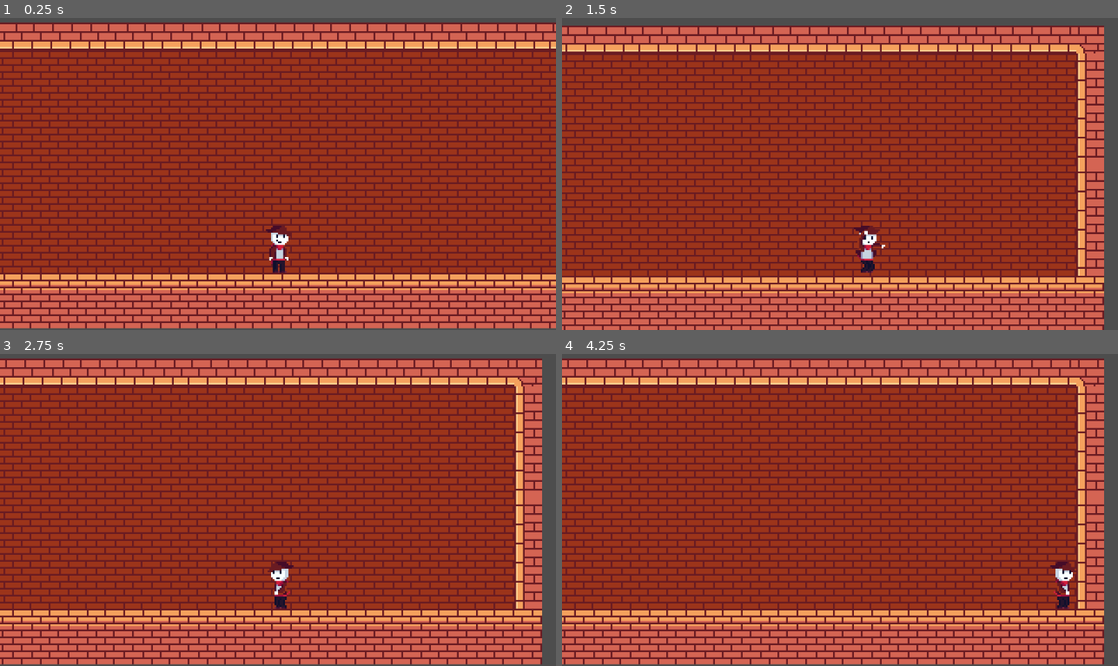
Above: before the commit, frames 1-4 (two rows, left to right).
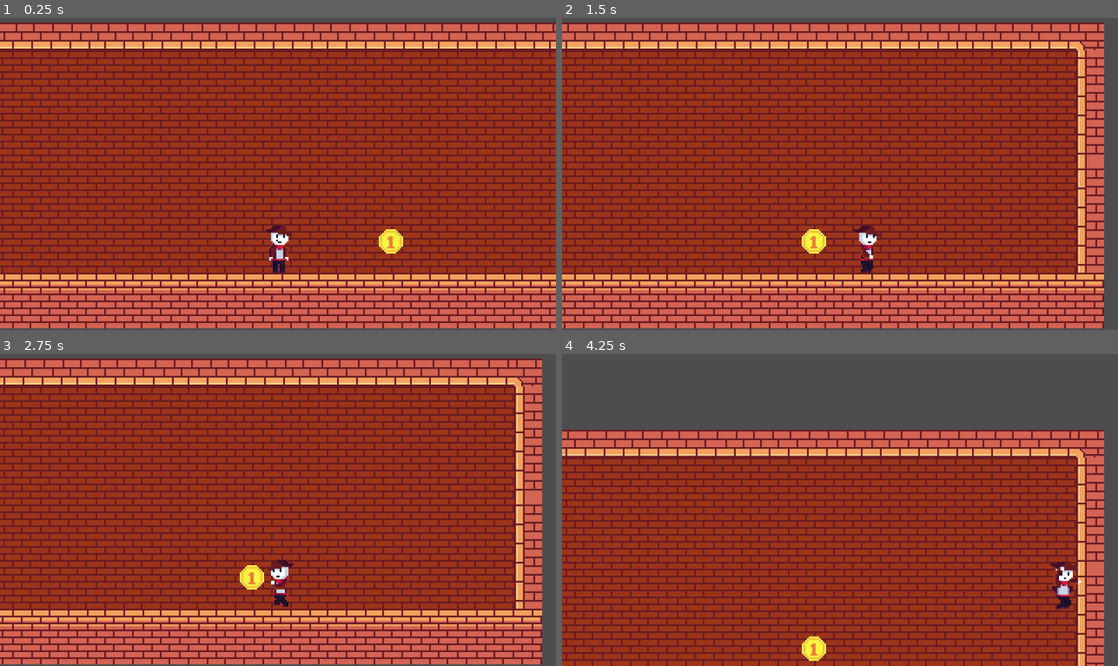
Above: after the commit, the same moments.

Repository: Chronno47/EgyptMath
Game: Godot game, scene res://Cenas/Sala de Debug.tscn
The game is run twice, just before and just after one commit, with the same random seed, the same clock (stepped at 60 frames per second) and the same inputs.
Inputs:
- Up to frame 1 (0.25 s): no input
- Up to frame 2 (1.5 s): tap Enter at 0.5 s; hold D (right) from 0.53 s (still down); tap Space (jump) at 0.6, 0.77, 1.07, 1.35 s
- Up to frame 3 (2.75 s): tap Space (jump) at 1.52, 1.82, 2.1 s; release D (right) at 2.03 s; hold A (left) from 2.03 s (still down)
- Up to frame 4 (4.25 s): release A (left) at 2.78 s; hold D (right) from 2.78 s (still down); tap Space (jump) at 2.85, 3.02, 3.32, 3.6, 3.77, 4.07 s

The runs differ from the first frame. In frame 1, 0.3% of the frame differs, in the area x 68-73%, y 67-76%; in frame 2, 53%; in frame 3, 0.5%; in frame 4, 72%, in the area x 0-98%, y 1-100%.

Commit message:
Começando a Definir a Base #5
Reformulação do script do sett, agora existe um script que pode servir pra todos os personagens, e o script do sett ficou em uma classe separada.

Adicionei 2 componentes reutilizaveis, um de hitbox e outro de hurtbox.

E as cenas de moedas, mas elas n vão servir pra muita coisa agora, e possivelmente vao ser mudadas depois.

Diff:
--- /dev/null
+++ b/Cenas/Components/hitbox_component.tscn
@@ -0,0 +1,9 @@
+[gd_scene load_steps=2 format=3 uid="uid://bn3yrcgqhipd6"]
+
+[ext_resource type="Script" path="res://Scripts/Components/Hitbox Component.gd" id="1_bgmwr"]
+
+[node name="Hitbox Component" type="Area2D"]
+collision_layer = 0
+collision_mask = 0
+monitoring = false
+script = ExtResource("1_bgmwr")
--- /dev/null
+++ b/Cenas/Components/hurtbox_component.tscn
@@ -0,0 +1,17 @@
+[gd_scene load_steps=2 format=3 uid="uid://dextgwq44bfff"]
+
+[ext_resource type="Script" path="res://Scripts/Components/hurtbox_component.gd" id="1_ytcvc"]
+
+[node name="Hurtbox Component" type="Area2D"]
+collision_layer = 0
+collision_mask = 0
+monitorable = false
+script = ExtResource("1_ytcvc")
+
+[node name="HurtboxCollision" type="CollisionShape2D" parent="."]
+
+[node name="InvincibilityTime" type="Timer" parent="."]
+one_shot = true
+
+[connection signal="body_entered" from="." to="." method="_on_body_entered"]
+[connection signal="timeout" from="InvincibilityTime" to="." method="_on_invincibility_time_timeout"]
--- a/Cenas/Sala de Debug.tscn
+++ b/Cenas/Sala de Debug.tscn
@@ -1,6 +1,7 @@
-[gd_scene load_steps=5 format=3 uid="uid://qq7lp8p1f0wx"]
+[gd_scene load_steps=6 format=3 uid="uid://qq7lp8p1f0wx"]
 
 [ext_resource type="PackedScene" uid="uid://cjt0gtcxj8gec" path="res://Cenas/sett.tscn" id="1_5t0qs"]
+[ext_resource type="PackedScene" uid="uid://dm7g2uhasu1cj" path="res://Cenas/coin_number_one.tscn" id="2_bnnab"]
 [ext_resource type="Texture2D" uid="uid://ccmh1fmww20f1" path="res://Tilesets/Pyramid Generic Rooms.png" id="3_velci"]
 
 [sub_resource type="TileSetAtlasSource" id="TileSetAtlasSource_0macs"]
@@ -472,4 +473,9 @@
 layer_2/name = "Ground"
 layer_2/tile_data = PackedInt32Array(65534, 1048576, 0, 131070, 1048576, 1, 65535, 1114112, 0, 131071, 1114112, 1, 0, 1 …(1880 unchanged characters)…
 
+[node name="Coins" type="Node2D" parent="."]
+
+[node name="Coin Number One" parent="Coins" instance=ExtResource("2_bnnab")]
+position = Vector2(80, -18)
+
 [node name="Sett" parent="." instance=ExtResource("1_5t0qs")]
--- /dev/null
+++ b/Cenas/coin_number_one.tscn
@@ -0,0 +1,34 @@
+[gd_scene load_steps=6 format=3 uid="uid://dm7g2uhasu1cj"]
+
+[ext_resource type="Texture2D" uid="uid://dwjqlkl615td0" path="res://Sprites/Interagiveis/Interactables and Numbers.png" id="1_3otkd"]
+[ext_resource type="Script" path="res://Scripts/coin_number_one.gd" id="1_rp0wk"]
+
+[sub_resource type="AtlasTexture" id="AtlasTexture_7y7of"]
+atlas = ExtResource("1_3otkd")
+region = Rect2(0, 0, 16, 16)
+
+[sub_resource type="SpriteFrames" id="SpriteFrames_2x867"]
+animations = [{
+"frames": [{
+"duration": 1.0,
+"texture": SubResource("AtlasTexture_7y7of")
+}],
+"loop": true,
+"name": &"default",
+"speed": 5.0
+}]
+
+[sub_resource type="CircleShape2D" id="CircleShape2D_71sdc"]
+
+[node name="Coin Number One" type="Area2D"]
+collision_layer = 16
+collision_mask = 2
+script = ExtResource("1_rp0wk")
+
+[node name="AnimatedSprite2D" type="AnimatedSprite2D" parent="."]
+sprite_frames = SubResource("SpriteFrames_2x867")
+
+[node name="CollisionShape2D" type="CollisionShape2D" parent="."]
+shape = SubResource("CircleShape2D_71sdc")
+
+[connection signal="body_entered" from="." to="." method="_on_body_entered"]
--- /dev/null
+++ b/Cenas/coin_number_three.tscn
@@ -0,0 +1,30 @@
+[gd_scene load_steps=5 format=3 uid="uid://cg2rwvpc2p8p2"]
+
+[ext_resource type="Texture2D" uid="uid://dwjqlkl615td0" path="res://Sprites/Interagiveis/Interactables and Numbers.png" id="1_nam6g"]
+
+[sub_resource type="AtlasTexture" id="AtlasTexture_gucsh"]
+atlas = ExtResource("1_nam6g")
+region = Rect2(64, 0, 16, 16)
+
+[sub_resource type="SpriteFrames" id="SpriteFrames_dggt8"]
+animations = [{
+"frames": [{
+"duration": 1.0,
+"texture": SubResource("AtlasTexture_gucsh")
+}],
+"loop": true,
+"name": &"default",
+"speed": 5.0
+}]
+
+[sub_resource type="CircleShape2D" id="CircleShape2D_l38c8"]
+
+[node name="Coin Number Three" type="Area2D"]
+collision_layer = 16
+collision_mask = 2
+
+[node name="AnimatedSprite2D" type="AnimatedSprite2D" parent="."]
+sprite_frames = SubResource("SpriteFrames_dggt8")
+
+[node name="CollisionShape2D" type="CollisionShape2D" parent="."]
+shape = SubResource("CircleShape2D_l38c8")
--- /dev/null
+++ b/Cenas/coin_number_two.tscn
@@ -0,0 +1,30 @@
+[gd_scene load_steps=5 format=3 uid="uid://dv04eulernvya"]
+
+[ext_resource type="Texture2D" uid="uid://dwjqlkl615td0" path="res://Sprites/Interagiveis/Interactables and Numbers.png" id="1_rypsc"]
+
+[sub_resource type="AtlasTexture" id="AtlasTexture_ogjeg"]
+atlas = ExtResource("1_rypsc")
+region = Rect2(32, 0, 16, 16)
+
+[sub_resource type="SpriteFrames" id="SpriteFrames_hu4b2"]
+animations = [{
+"frames": [{
+"duration": 1.0,
+"texture": SubResource("AtlasTexture_ogjeg")
+}],
+"loop": true,
+"name": &"default",
+"speed": 5.0
+}]
+
+[sub_resource type="CircleShape2D" id="CircleShape2D_l38c8"]
+
+[node name="Coin Number Two" type="Area2D"]
+collision_layer = 16
+collision_mask = 2
+
+[node name="AnimatedSprite2D" type="AnimatedSprite2D" parent="."]
+sprite_frames = SubResource("SpriteFrames_hu4b2")
+
+[node name="CollisionShape2D" type="CollisionShape2D" parent="."]
+shape = SubResource("CircleShape2D_l38c8")
--- a/Cenas/sett.tscn
+++ b/Cenas/sett.tscn
@@ -1,7 +1,9 @@
-[gd_scene load_steps=29 format=3 uid="uid://cjt0gtcxj8gec"]
-
-[ext_resource type="Script" path="res://Scripts/Movimento.gd" id="1_lcdkl"]
+[gd_scene load_steps=33 format=3 uid="uid://cjt0gtcxj8gec"]
+
+[ext_resource type="Script" path="res://Scripts/Personagens/Sett.gd" id="1_ox2r6"]
 [ext_resource type="Texture2D" uid="uid://dbd6op2ilfx7o" path="res://Sprites/Sett/Sett animations.png" id="2_70534"]
+[ext_resource type="PackedScene" uid="uid://bn3yrcgqhipd6" path="res://Cenas/Components/hitbox_component.tscn" id="3_5bvpf"]
+[ext_resource type="PackedScene" uid="uid://dextgwq44bfff" path="res://Cenas/Components/hurtbox_component.tscn" id="4_bla84"]
 
 [sub_resource type="AtlasTexture" id="AtlasTexture_qmopw"]
 atlas = ExtResource("2_70534")
@@ -122,7 +124,7 @@
 "duration": 1.0,
 "texture": SubResource("AtlasTexture_wqkvl")
 }],
-"loop": true,
+"loop": false,
 "name": &"Falling",
 "speed": 5.0
 }, {
@@ -203,15 +205,22 @@
 radius = 7.0
 height = 28.0
 
+[sub_resource type="RectangleShape2D" id="RectangleShape2D_8xpov"]
+size = Vector2(10.25, 3)
+
+[sub_resource type="CapsuleShape2D" id="CapsuleShape2D_0lkv6"]
+radius = 7.0
+height = 28.0
+
 [node name="Sett" type="CharacterBody2D"]
 collision_layer = 2
 collision_mask = 13
-script = ExtResource("1_lcdkl")
+script = ExtResource("1_ox2r6")
 
 [node name="Animações" type="AnimatedSprite2D" parent="."]
 position = Vector2(16, -19)
 sprite_frames = SubResource("SpriteFrames_0b3so")
-animation = &"Standby"
+animation = &"Running"
 
 [node name="Camera" type="Camera2D" parent="."]
 offset = Vector2(15, -60)
@@ -223,7 +232,7 @@
 editor_draw_limits = true
 editor_draw_drag_margin = true
 
-[node name="Hitbox" type="CollisionShape2D" parent="."]
+[node name="Collisão" type="CollisionShape2D" parent="."]
 position = Vector2(16, -17)
 shape = SubResource("CapsuleShape2D_i33la")
 
@@ -231,5 +240,20 @@
 wait_time = 5.0
 autostart = true
 
+[node name="Hitbox Component" parent="." instance=ExtResource("3_5bvpf")]
+
+[node name="CollisionShape2D" type="CollisionShape2D" parent="Hitbox Component"]
+position = Vector2(15.875, -4)
+shape = SubResource("RectangleShape2D_8xpov")
+debug_color = Color(0.866667, 0.34902, 0.168627, 0.419608)
+
+[node name="Hurtbox Component" parent="." instance=ExtResource("4_bla84")]
+position = Vector2(15.875, -4)
+
+[node name="CollisionShape2D" type="CollisionShape2D" parent="Hurtbox Component"]
+position = Vector2(0.125, -13)
+shape = SubResource("CapsuleShape2D_0lkv6")
+debug_color = Color(0.0392157, 0.639216, 0.172549, 0.419608)
+
 [connection signal="ready" from="Standby Timer" to="." method="_on_standby_timer_ready"]
 [connection signal="timeout" from="Standby Timer" to="." method="_on_standby_timer_timeout"]
--- /dev/null
+++ b/Scripts/Components/Hitbox Component.gd
@@ -0,0 +1,4 @@
+extends Area2D
+class_name Hitbox
+
+@export var damage: int
--- /dev/null
+++ b/Scripts/Components/hurtbox_component.gd
@@ -0,0 +1,21 @@
+extends Area2D
+class_name Hurtbox
+
+#Referenciando variaveis com nós
+@onready var hurtbox_collision := $HurtboxCollision as CollisionShape2D
+@onready var invincibility_time := $InvincibilityTime as Timer
+
+#region ajustes de frames de invincibilidade depois de tomar dano
+func _on_body_entered(hitbox: Hitbox ) -> void:
+	if owner.has_method("take_damage"):
+		_invincibility_start()
+		owner.take_damage(hitbox.damage)
+
+func _on_invincibility_time_timeout():
+	hurtbox_collision.disabled = false
+
+func _invincibility_start() -> void:
+	hurtbox_collision.set_deferred("disabled", true)
+	invincibility_time.start()
+
+#endregion
--- /dev/null
+++ b/Scripts/Personagens/Personagens gerais.gd
@@ -0,0 +1,9 @@
+extends CharacterBody2D
+class_name Personagens_Gerais
+
+#velocidade e gravidade global
+@export var move_speed: float = 100.0
+@export var gravity: float = 500.0
+
+func _take_damage(_amount) -> void:
+	pass
--- a/Scripts/Movimento.gd
+++ b/Scripts/Personagens/Sett.gd
@@ -1,16 +1,20 @@
-extends CharacterBody2D
+extends Personagens_Gerais
+class_name Jogador
 
-const SPEED = 100.0
-const JUMP_FORCE = -200.0
+signal game_over
+
+@export var jump_force: float = -200.0
 var direction
 
-# Get the gravity from the project settings to be synced with RigidBody nodes.
-var gravity = ProjectSettings.get_setting("physics/2d/default_gravity")
+const MAX_HEALTH = 6
+var player_health = 6
 
+#referenciando as variaveis com os nós
 @onready var animations := $"Animações" as AnimatedSprite2D
 @onready var standby_timer := $"Standby Timer" as Timer
 
 
+#region Parte de movimentação do jogador
 func _physics_process(delta):
 	# Gravidade
 	if !is_on_floor():
@@ -18,19 +22,18 @@
 
 	# Handle jump.
 	if Input.is_action_just_pressed("jump") and is_on_floor():
-		velocity.y = JUMP_FORCE
+		velocity.y = jump_force
 
-	# Get the input direction and handle the movement/deceleration.
-	# As good practice, you should replace UI actions with custom gameplay actions.
 	direction = Input.get_axis("left", "right")
 	if direction != 0:
-		velocity.x = direction * SPEED
+		velocity.x = direction * move_speed
 		animations.scale.x = direction
 	else:
-		velocity.x = move_toward(velocity.x, 0, SPEED)
+		velocity.x = move_toward(velocity.x, 0, move_speed)
 
 	_set_state()
 	move_and_slide()
+#endregion
 
 #region Script de animação que eu to tentando terminar, se n der vo ter que remover o timer...
 func _set_state():
--- /dev/null
+++ b/Scripts/coin_number_one.gd
@@ -0,0 +1,15 @@
+extends Area2D
+
+
+# Called when the node enters the scene tree for the first time.
+func _ready():
+	pass # Replace with function body.
+
+
+# Called every frame. 'delta' is the elapsed time since the previous frame.
+func _process(delta):
+	pass
+
+
+func _on_body_entered(body):
+	print("O jogador colidiu com a moeda!")
